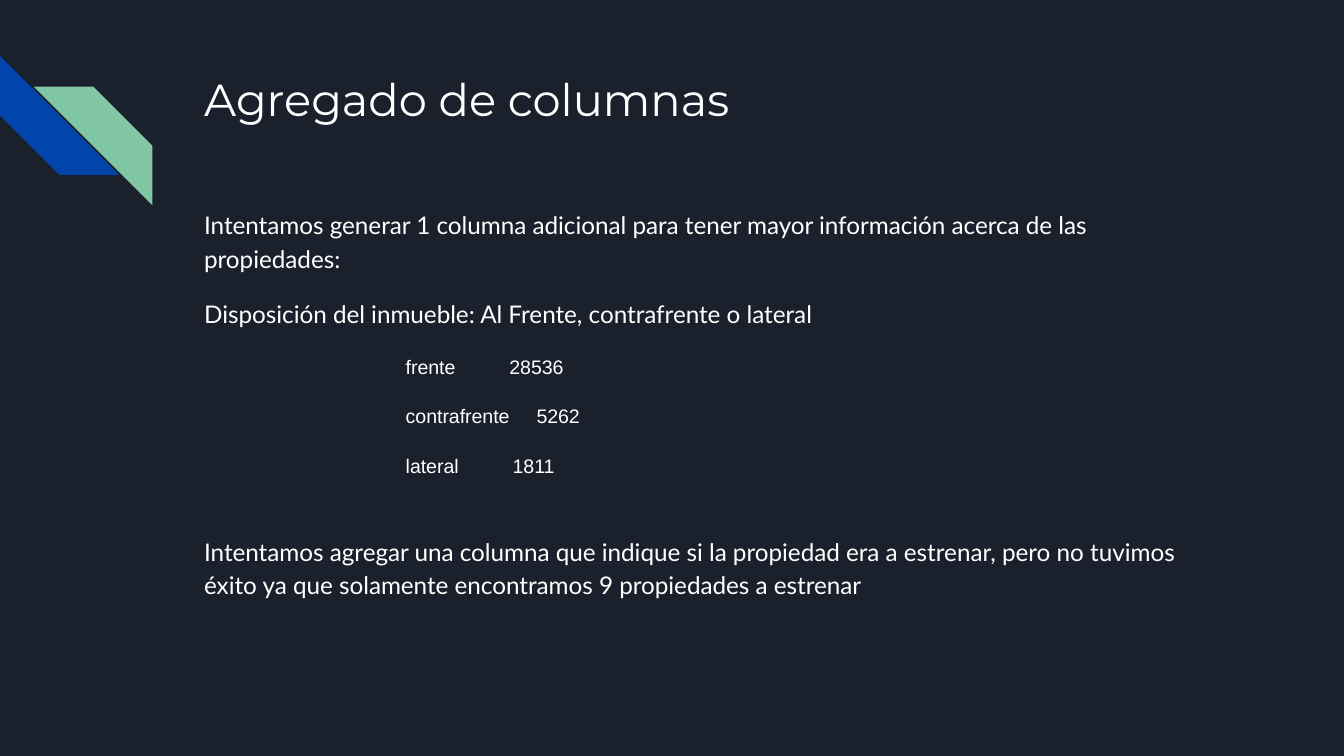
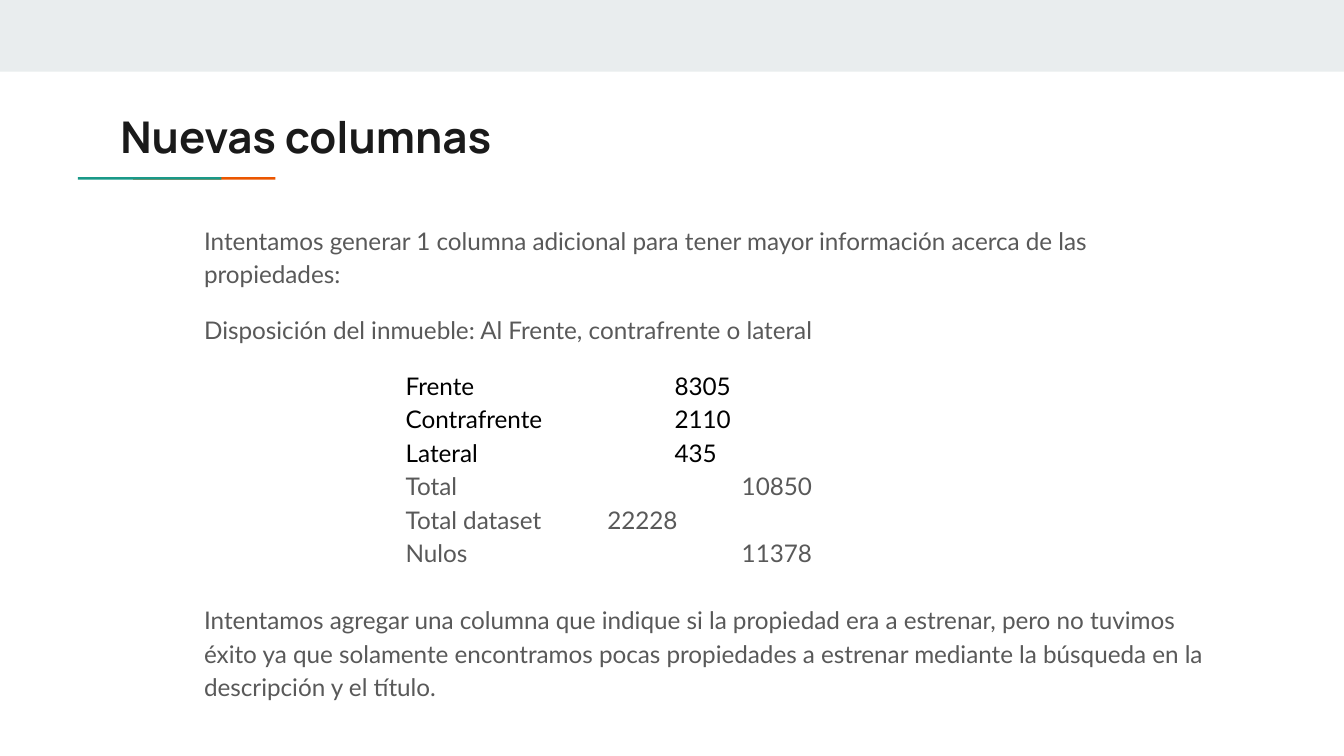
Before and after one commit to casagrandeale/TPDigitalHouse, a slide deck: slide 9 of tp/slides/TP Limpieza.pptx (slide 4 before the commit). Drawn at 1344x756 pixels with LibreOffice and Linux fonts; fonts in the diff are those of the drawing. Boxes give left, top, right and bottom in pixels: in the first picture for what was removed or moved away, otherwise in the second. Text is boxed around its words. In the diff, an @@ line names an element or a change of style, - is before the commit and + after.

Commit message:
Actualización de la presentación
Se modificó la notebook para seguir la presentación, y se ordenó la misma.
Para reducir los tiempos y valores a completar, primero se achica el dataset a Capital federal. Los valores en la presentación fueron actualizados para los nulos que arroja ahora la notebook.
Se agregaron gráficos boxplot para los outliers. Se agregaron otros análisis para ver outliers pero no están reflejados en la presentación.
Se filtraron las superficies mayores a 2000 m2.
En la presentación se agregaron los barrios más baratos por metro cuadrado.

```diff
--- a/tp/slides/TP Limpieza.pptx
+++ b/tp/slides/TP Limpieza.pptx
@@ background #1B212C to #FFFFFF @@
@@ rectangle added at (0, 0, 1344, 71), fill #E9EDEE @@
@@ diag stripe removed at (0, 56, 118, 175) @@
@@ diag stripe removed at (34, 86, 152, 204) @@
@@ title at (120, 121, 491, 154): text changed; size 24 to 23.4 pt; font Montserrat to Manrope; text colour #FFFFFF to #1A1A1A; bold on @@
-Agregado de columnas
+Nuevas columnas
@@ rectangle added at (122, 175, 177, 181), fill #1A9988 @@
@@ rectangle added at (176, 175, 231, 181), fill #EB5600 @@
@@ text "Intentamos generar 1 columna adicional ...": place and size @@
-text "Intentamos generar 1 columna adicional ..." at (204, 216, 1175, 598)
+text "Intentamos generar 1 columna adicional ..." at (204, 232, 1203, 700)
@@ text at (204, 232, 1086, 343): text colour #FFFFFF to #595959 in "Intentamos generar 1 columna adicional para tener ...", "Disposición del inmueble: Al Frente, contrafrente o ..."; less space between paragraphs @@
@@ text at (204, 377, 1203, 700): text changed; text colour #FFFFFF to #595959 @@
-frente 28536
-contrafrente 5262
-lateral 1811
-Intentamos agregar una columna que indique si la propiedad era a estrenar, pero no tuvimos éxito ya que solamente encontramos 9 propiedades a estrenar
+Frente 8305
+Contrafrente 2110
+Lateral 435
+Total 10850
+Total dataset 22228
+Nulos 11378
+Intentamos agregar una columna que indique si la propiedad era a estrenar, pero no tuvimos éxito ya que solamente encontramos pocas propiedades a estrenar mediante la búsqueda en la descripción y el título.
```
Also in this commit, not shown: 2 other slides changed, 17 slides added, 3 slides removed, 1 other file.
